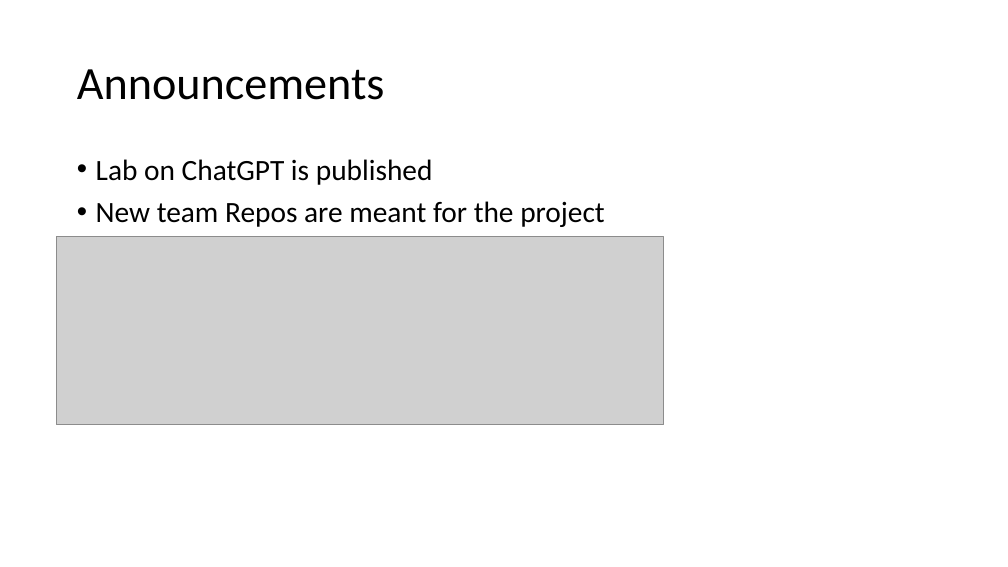
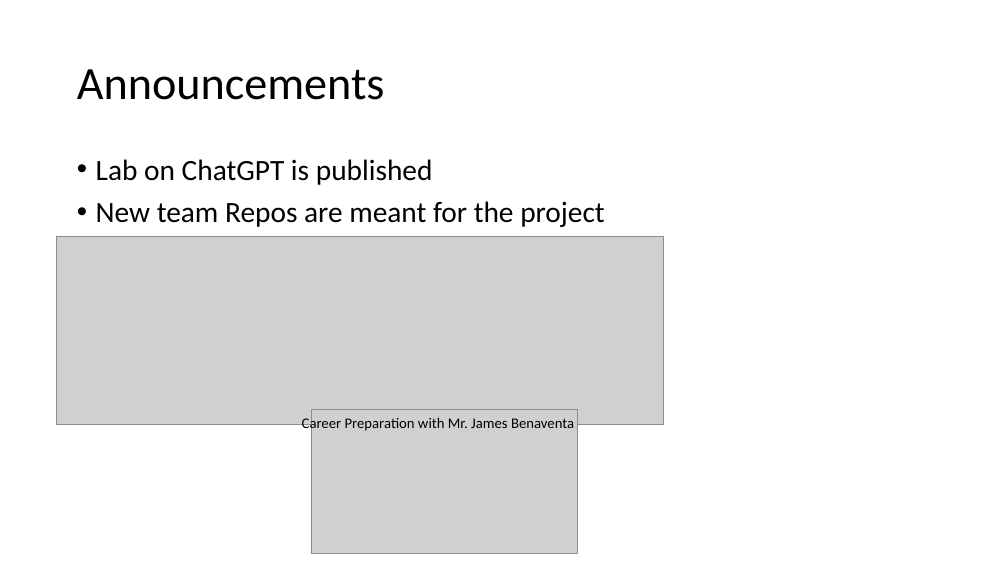
Before and after one commit to johnxu21/johnxu21.github.io, a slide deck: slide 2 of teaching/CS472/Timetable/LLM.pptx. Drawn at 1008x567 pixels with LibreOffice and Linux fonts; fonts in the diff are those of the drawing; grey boxes stand for pictures. Boxes give left, top, right and bottom in pixels: in the first picture for what was removed or moved away, otherwise in the second. Text is boxed around its words. In the diff, an @@ line names an element or a change of style, - is before the commit and + after.

```diff
--- a/teaching/CS472/Timetable/LLM.pptx
+++ b/teaching/CS472/Timetable/LLM.pptx
@@ text added at box(302, 415, 574, 432), 14 pt, text #000000 @@
+Career Preparation with Mr. James Benaventa
@@ picture added at box(311, 410, 578, 554) @@
```
Also in this commit, not shown: 1 other file.
